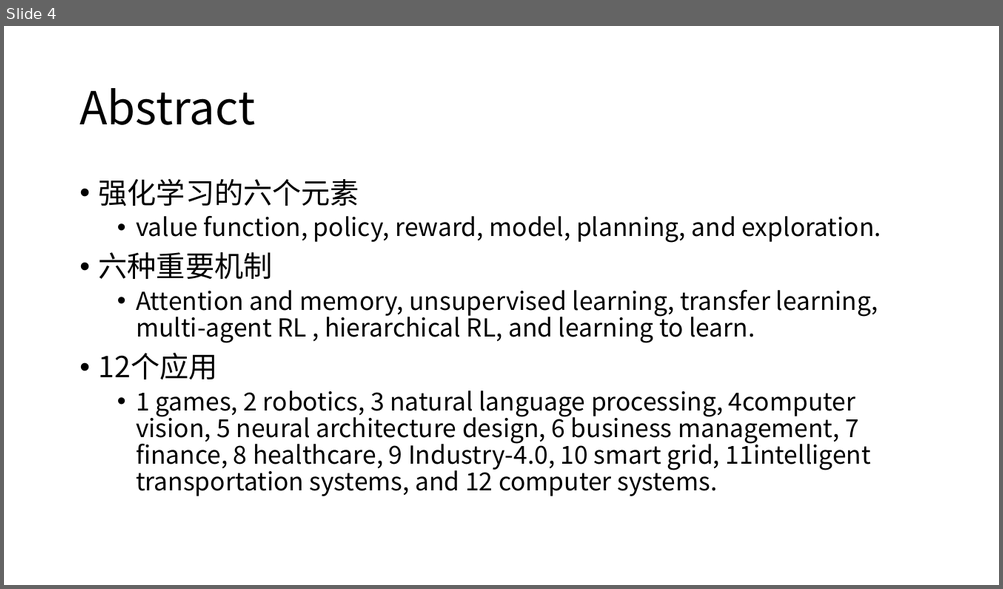
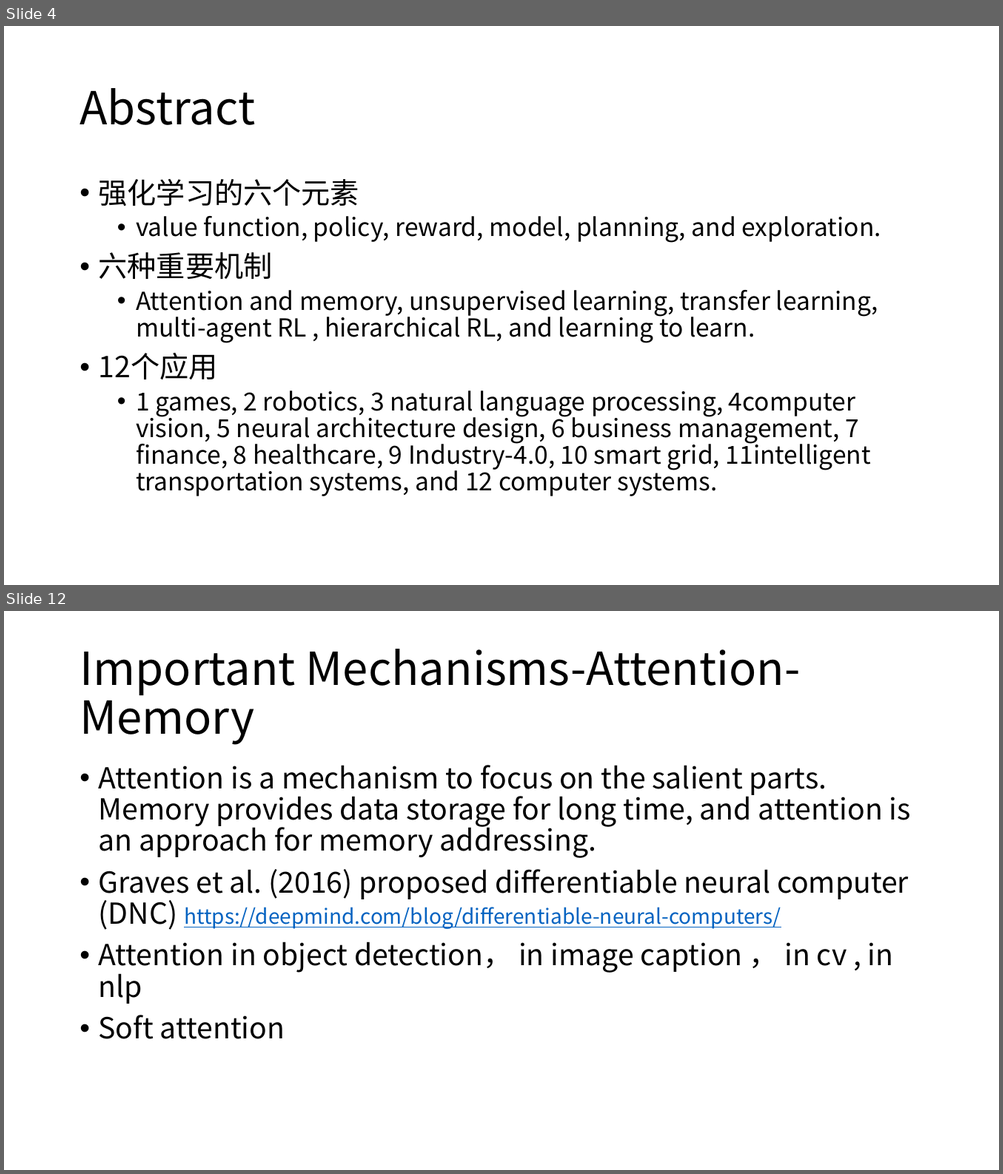
Before and after one commit to kangyongxin/0-RL-GameReviewPapers, a slide deck: Note_RLGameReviewPapers.pptx. Shown one above the other, each under a label of ours: slide 4 before the commit, slides 4 and 12 after it; the slides between them are not shown. The pictures are 1003x589 and 1003x1174 pixels, drawn with LibreOffice and Linux fonts; fonts in the diff are those of the drawing. Boxes give left, top, right and bottom in pixels: in the first picture for what was removed or moved away, otherwise in the second. Text is boxed around its words. In the diff, an @@ line names an element or a change of style, - is before the commit and + after.

```diff
--- a/Note_RLGameReviewPapers.pptx
+++ b/Note_RLGameReviewPapers.pptx
@@ slide 12 added at box(4, 611, 999, 1170), background #FFFFFF @@
@@ title added at box(79, 649, 800, 745), 44 pt, text #000000 @@
+Important Mechanisms-Attention- Memory
@@ text added at box(99, 765, 910, 1039), 28 pt, text #000000 @@
+• Attention is a mechanism to focus on the salient parts. Memory provides data storage for long time, and attention is an approach for memory addressing.
+• Graves et al. (2016) proposed differentiable neural computer (DNC) https://deepmind.com/blog/differentiable-neural-computers/
+• Attention in object detection， in image caption ， in cv , in nlp
+• Soft attention
```
Also in this commit, not shown: 2 slides changed, 15 other slides added, 1 other file.
